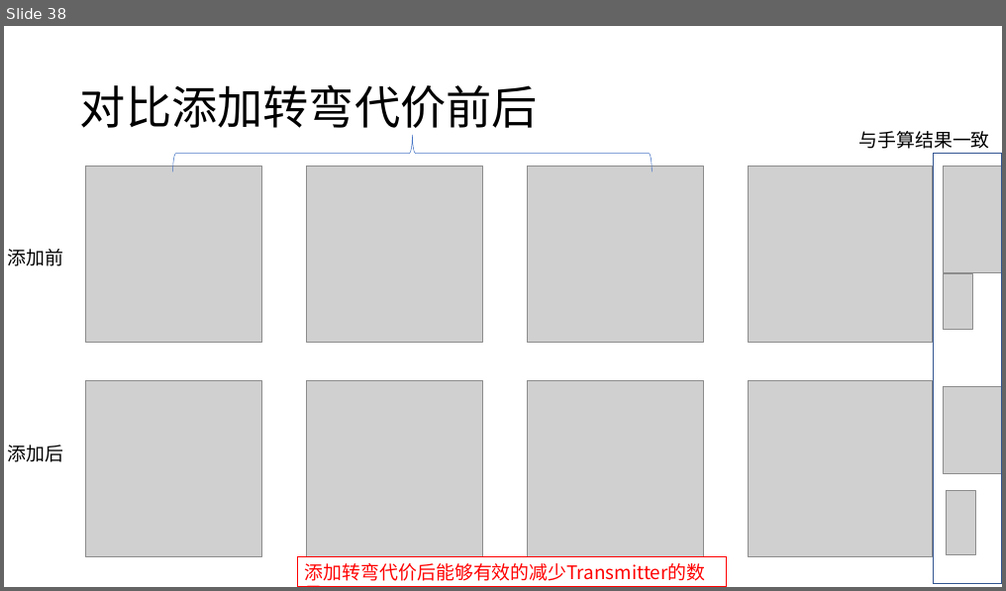
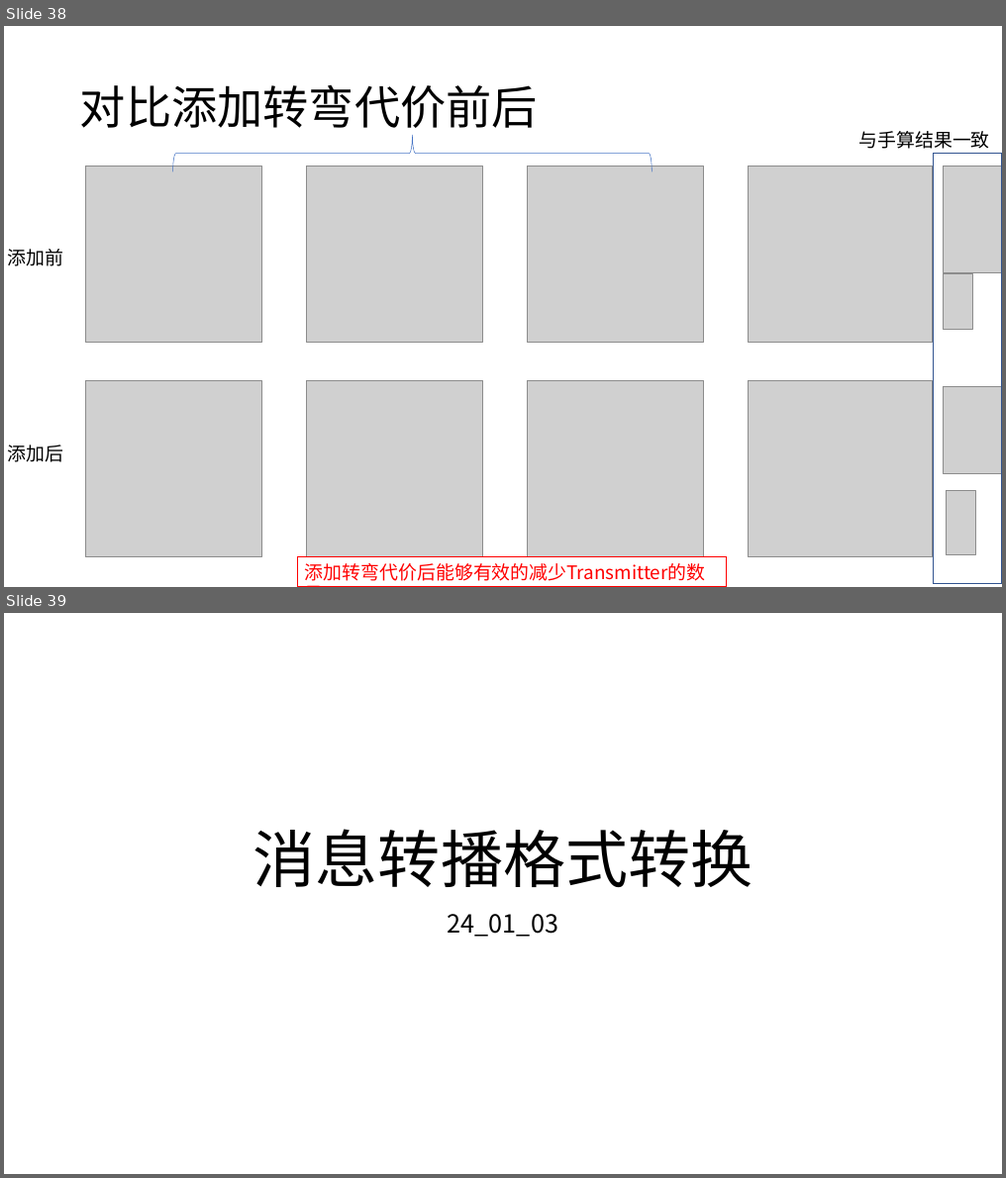
Before and after one commit to HuangDDU/hzy_algorithm, a slide deck: huawei/日志记录.pptx. Shown one above the other, each under a label of ours: slide 38 before the commit, slides 38 and 39 after it. The pictures are 1006x591 and 1006x1178 pixels, drawn with LibreOffice and Linux fonts; fonts in the diff are those of the drawing; grey boxes stand for pictures. Boxes give left, top, right and bottom in pixels: in the first picture for what was removed or moved away, otherwise in the second. Text is boxed around its words. In the diff, an @@ line names an element or a change of style, - is before the commit and + after.

```diff
--- a/huawei/日志记录.pptx
+++ b/huawei/日志记录.pptx
@@ slide 39 added at (x1=4, y1=613, x2=1002, y2=1174), background #FFFFFF @@
@@ title added at (x1=253, y1=829, x2=752, y2=887), 60 pt, text #000000 @@
+消息转播格式转换
@@ subtitle added at (x1=448, y1=914, x2=558, y2=937), 24 pt, text #000000 @@
+24_01_03
```
Also in this commit, not shown: 3 other slides added, 9 other files.
